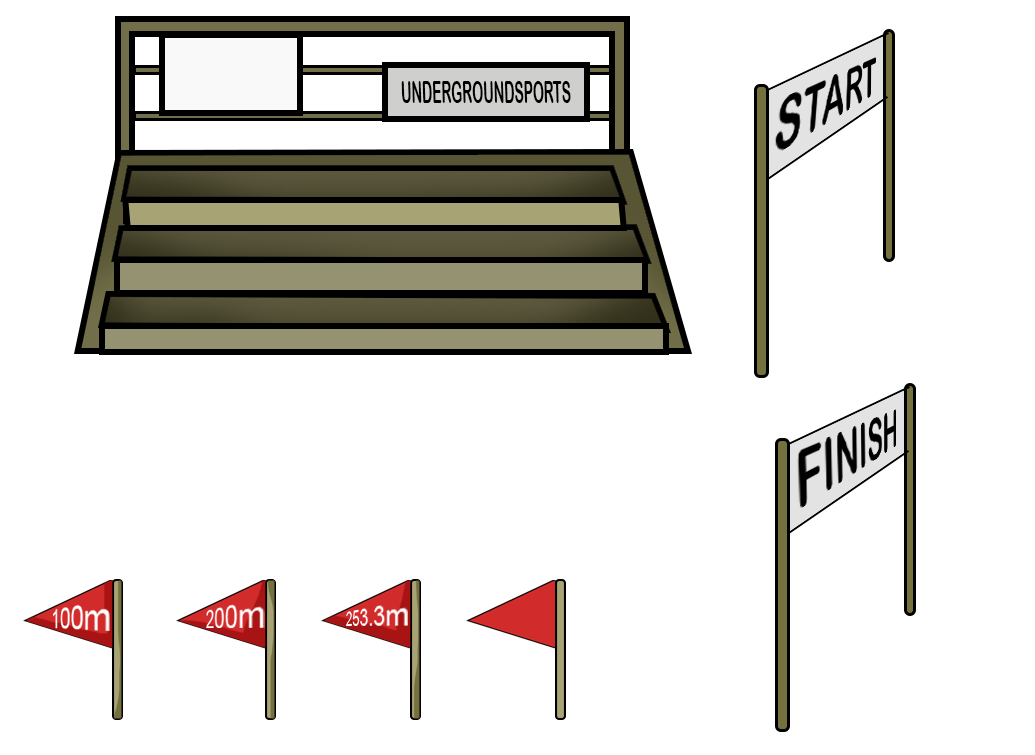
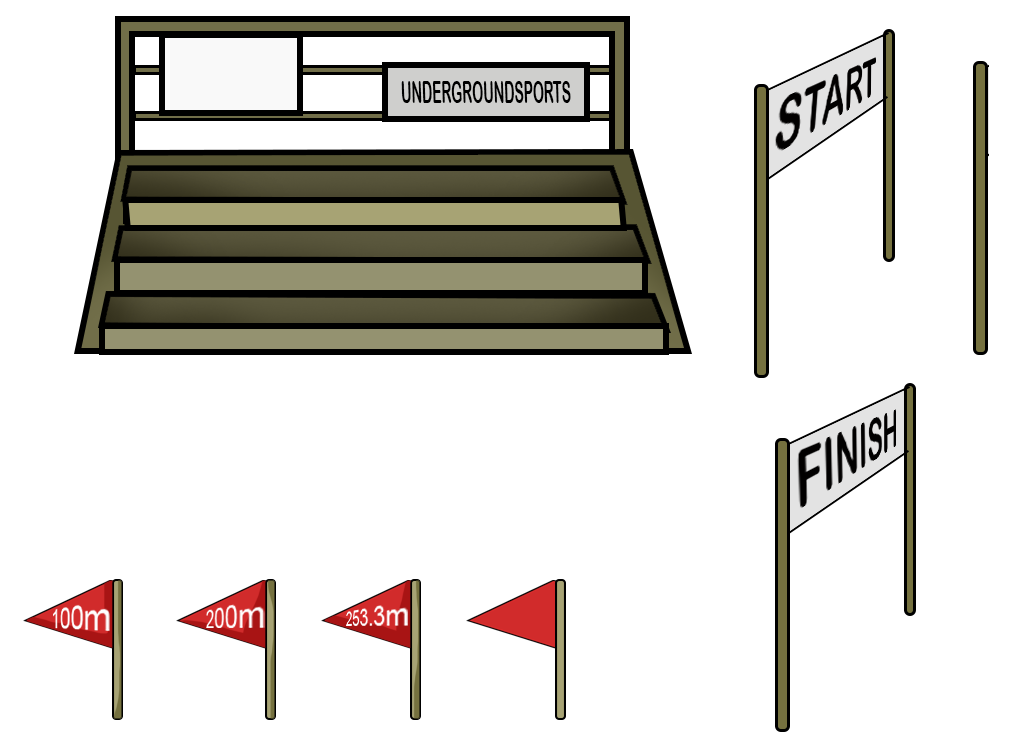
The second 1035x755 image is a revision of the first. Changes to its layers:
added layer "Layer 2" above "Rounded Rectangle 1" over left=973, top=61, right=989, bottom=355
